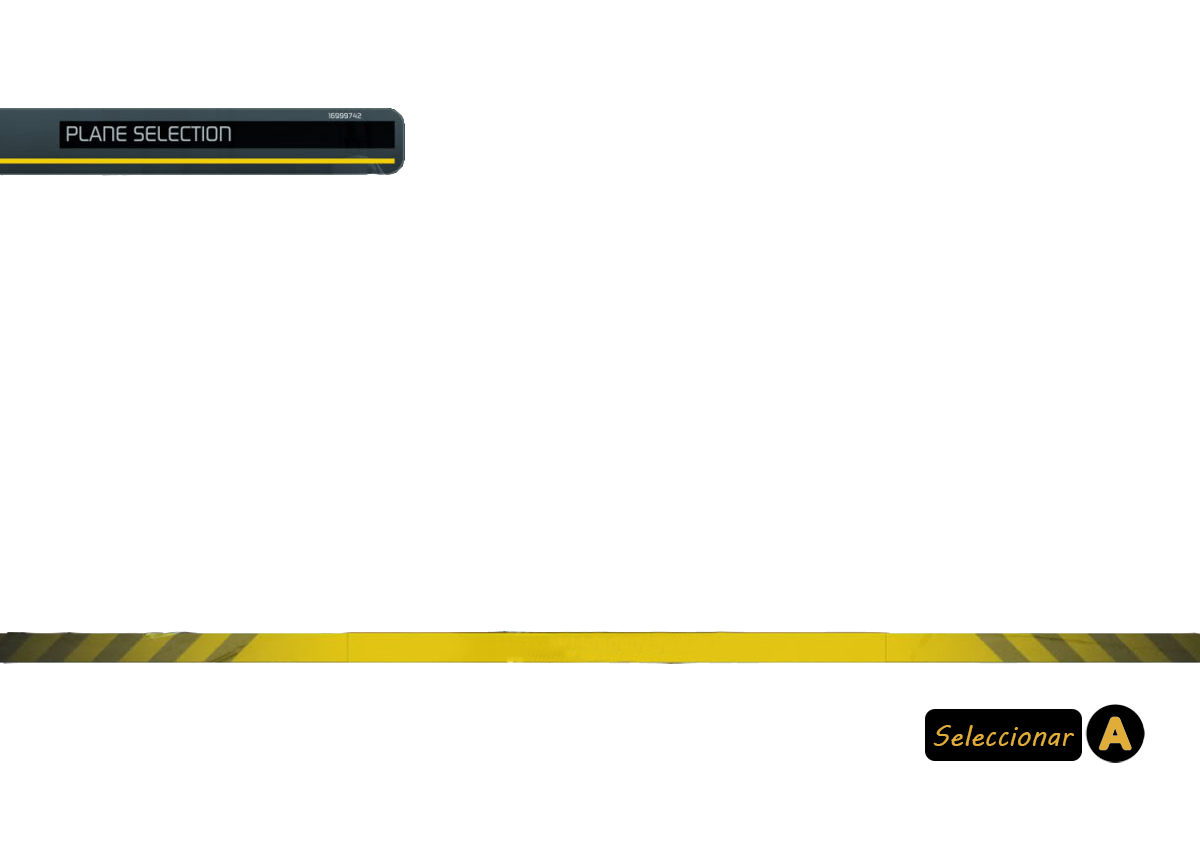
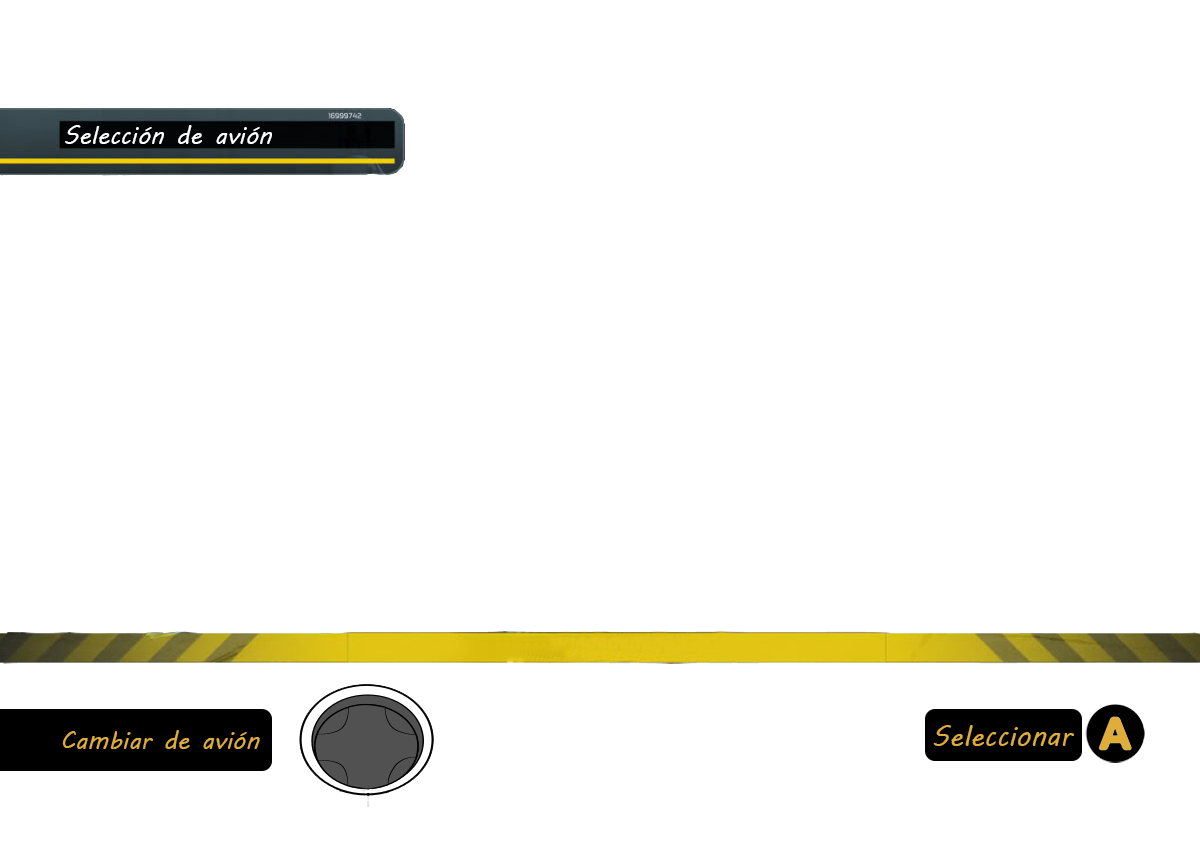
Layer changes from the first 1200 × 850 image to the second:
added layer "Capa 4" above "Cambiar de avión" over [299, 684, 434, 807]
added layer "Cambiar de avión" above "Rectángulo redondeado 1 copia" over [62, 730, 260, 749]
added layer "Rectángulo redondeado 1 copia" above "Seleccionar" over [0, 709, 272, 771]
added layer "Selección de avión" above "Capa 2" over [65, 125, 272, 144]
painted on "Capa 2" over [62, 123, 245, 144]
